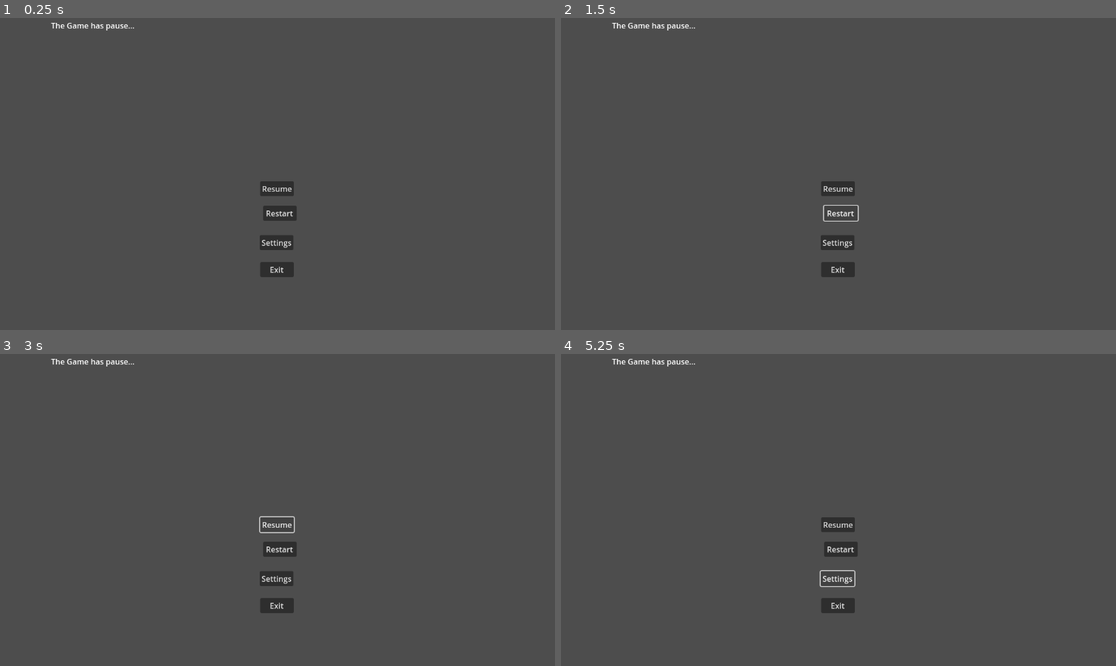
Above: before the commit, frames 1-4 (two rows, left to right).
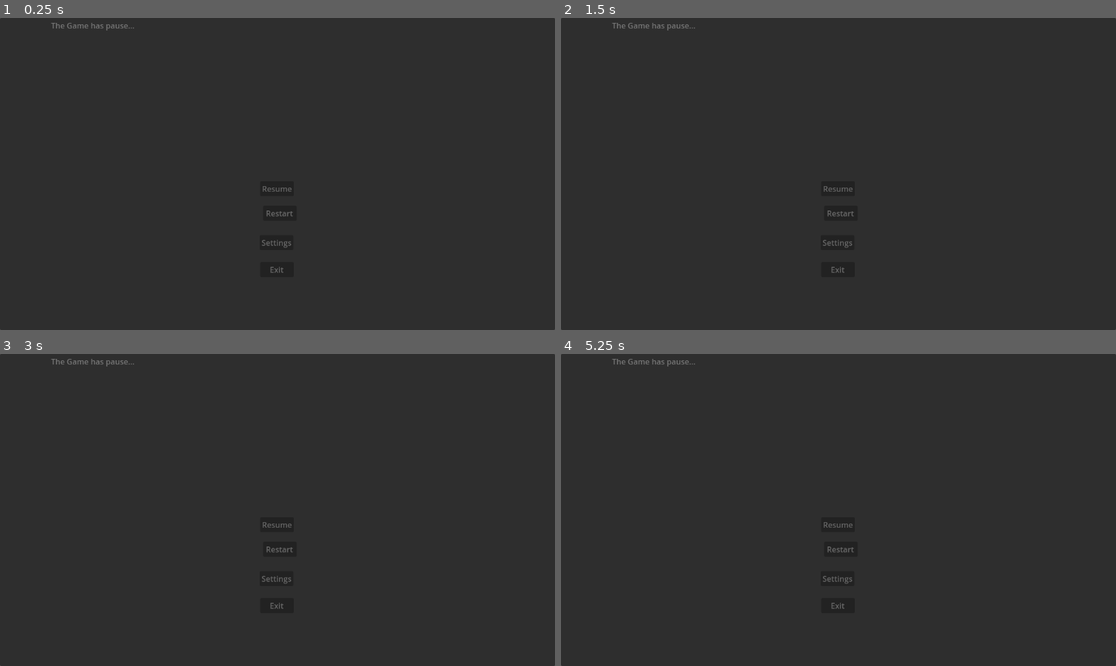
Above: after the commit, the same moments.

Repository: Jae7777/Wind-Tempo
Game: Godot game, scene res://control.tscn
Two runs of this game, one before a commit and one after it. Both use one fixed random seed, a clock stepped at 60 frames per second and the inputs below. The project has no main scene, so this scene is started directly.
Inputs:
- Up to frame 1 (0.25 s): no input
- Up to frame 2 (1.5 s): click "Restart" at 0.5 s; click "Restart" at 1.25 s
- Up to frame 3 (3 s): click "Restart" at 2 s; click "Resume" at 2.75 s
- Up to frame 4 (5.25 s): click "Resume" at 3.5 s; click "Resume" at 4.25 s; click "Settings" at 5 s

The runs differ from the first frame. In frame 1, 99% of the frame differs, in the area x 0-100%, y 0-100%; in frame 2, 99%; in frame 3, 99%; in frame 4, 99%.

Commit message:
update background

Diff:
--- a/wind-tempo/control.tscn
+++ b/wind-tempo/control.tscn
@@ -47,3 +47,11 @@
 offset_right = 146.0
 offset_bottom = 27.0
 text = "The Game has pause..."
+
+[node name="Panel" type="Panel" parent="."]
+layout_mode = 1
+anchors_preset = 15
+anchor_right = 1.0
+anchor_bottom = 1.0
+grow_horizontal = 2
+grow_vertical = 2
